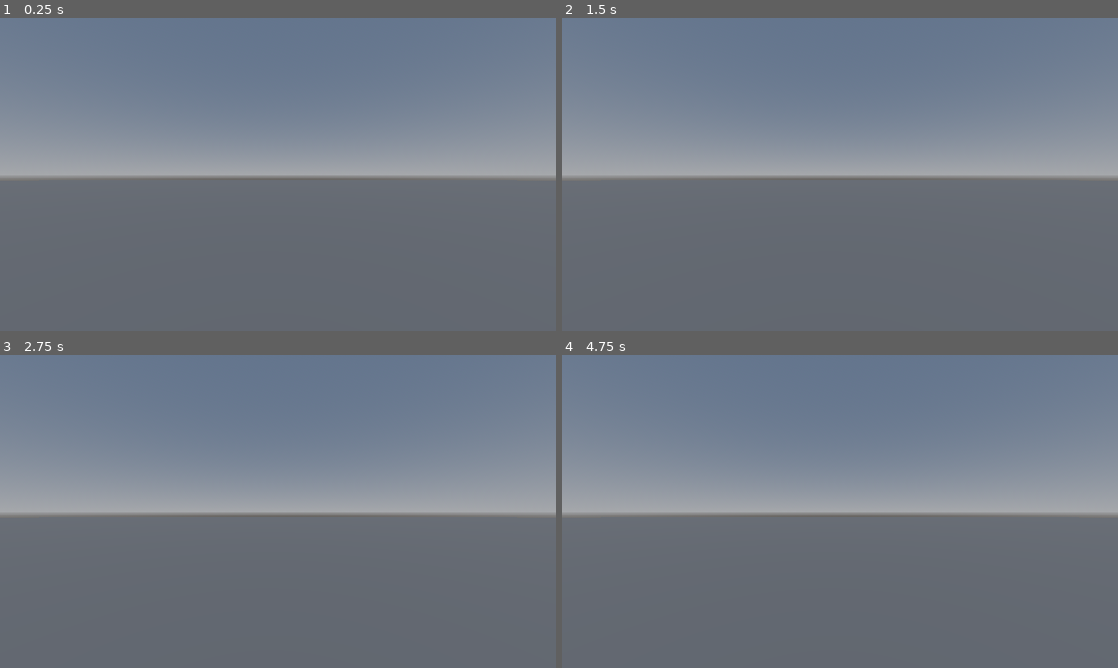
Above: before the commit, frames 1-4 (two rows, left to right).
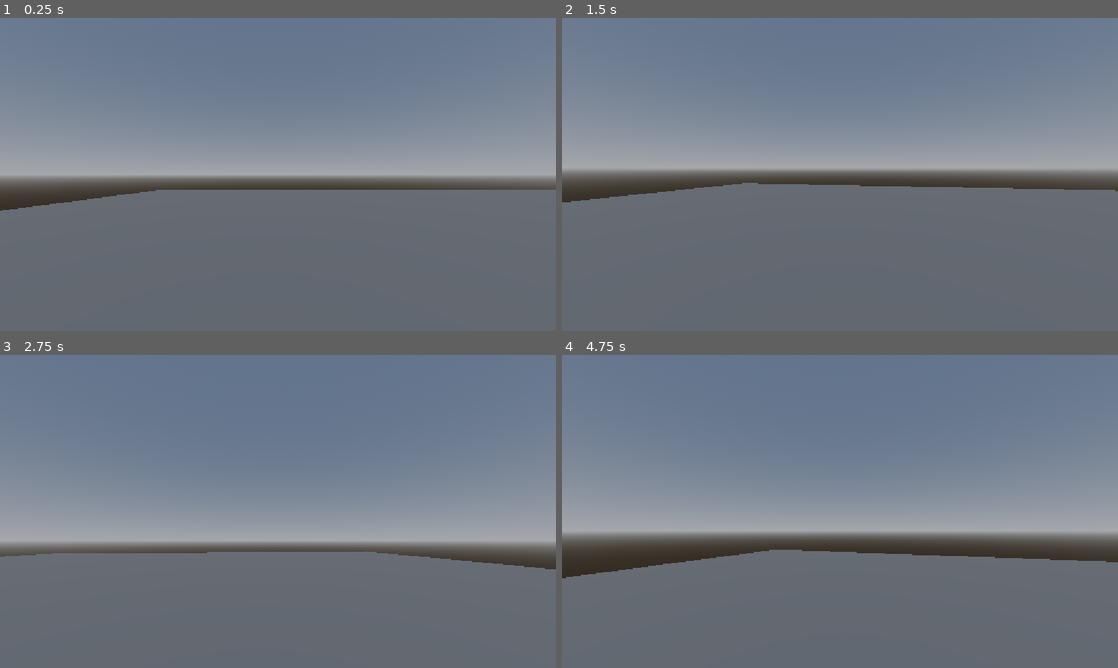
Above: after the commit, the same moments.

Repository: aleysos115/test-plane-game
Game: Godot game, scene res://Scenes/main.tscn
Two runs of this game, one before a commit and one after it. Both use one fixed random seed, a clock stepped at 60 frames per second and the inputs below.
Inputs (mouse positions are in pixels of both pictures, inside the frame that each line leads up to):
- Up to frame 1 (0.25 s): no input
- Up to frame 2 (1.5 s): move the mouse to (962, 158) at 0.52 s; hold D (move_right, bound only after the commit) 0.53-1.28 s; tap Space (jump, bound only after the commit) at 0.6, 0.77, 1.07, 1.35 s; move the mouse to (728, 190) at 1.27 s; hold S (move_backwards, bound only after the commit) from 1.28 s (still down)
- Up to frame 3 (2.75 s): tap Space (jump, bound only after the commit) at 1.52, 1.82, 2.1 s; move the mouse to (333, 442) at 2.02 s; release S (move_backwards, bound only after the commit) at 2.03 s; hold D (move_right, bound only after the commit) from 2.03 s (still down)
- Up to frame 4 (4.75 s): move the mouse to (812, 574) at 2.77 s; release D (move_right, bound only after the commit) at 2.78 s; hold W (move_forward, bound only after the commit) 2.78-3.53 s; tap Space (jump, bound only after the commit) at 2.85, 3.02, 3.32, 3.6, 3.77, 4.07, 4.35, 4.52 s; move the mouse to (1006, 558) at 3.52 s; hold A (move_left, bound only after the commit) from 3.53 s (still down); move the mouse to (673, 464) at 4.27 s

The runs differ from the first frame. In frame 1, 3.6% of the frame differs, in the area x 0-100%, y 51-62%; in frame 2, 5.9%; in frame 3, 14%, in the area x 0-100%, y 45-69%; in frame 4, 13%.

Commit message:
Implemented basic fps controller and added in plane model

Diff:
--- /dev/null
+++ b/Entities/Player/player.gd
@@ -0,0 +1,73 @@
+class_name Player extends CharacterBody3D
+
+@export_range(1, 35, 1) var speed: float = 10 # m/s
+@export_range(10, 400, 1) var acceleration: float = 100 # m/s^2
+
+@export_range(0.1, 3.0, 0.1) var jump_height: float = 1 # m
+@export_range(0.1, 3.0, 0.1, "or_greater") var camera_sens: float = 1
+
+@export var camera_point: Node3D
+
+var jumping: bool = false
+var mouse_captured: bool = false
+
+var gravity: float = ProjectSettings.get_setting("physics/3d/default_gravity")
+
+var move_dir: Vector2 # Input direction for movement
+var look_dir: Vector2 # Input direction for look/aim
+
+var walk_vel: Vector3 # Walking velocity
+var grav_vel: Vector3 # Gravity velocity
+var jump_vel: Vector3 # Jumping velocity
+
+var camera_root: Camera3D
+
+# Called when the node enters the scene tree for the first time.
+func _ready() -> void:
+	_capture_mouse()
+
+func _unhandled_input(event: InputEvent) -> void:
+	if event is InputEventMouseMotion:
+		look_dir = event.relative * 0.001
+		if mouse_captured: _rotate_camera()
+	if Input.is_action_just_pressed(&"exit"): get_tree().quit()
+
+func _physics_process(delta: float) -> void:
+	if Input.is_action_just_pressed(&"jump"): jumping = true
+	velocity = _walk(delta) + _gravity(delta) + _jump(delta)
+	move_and_slide()
+	camera_root.global_position = camera_point.global_position
+
+# PUBLIC FUNCTIONS
+
+func set_camera(camera: Camera3D) -> void:
+	camera_root = camera
+
+# PRIVATE SUPPORT FUNCTIONS
+
+func _capture_mouse() -> void:
+	Input.set_mouse_mode(Input.MOUSE_MODE_CAPTURED)
+	mouse_captured = true
+
+func _rotate_camera(sens_mod: float = 1.0) -> void:
+	camera_root.rotation.y -= look_dir.x * camera_sens * sens_mod
+	camera_root.rotation.x = clamp(camera_root.rotation.x - look_dir.y * camera_sens * sens_mod, -1.5, 1.5)
+
+func _walk(delta: float) -> Vector3:
+	move_dir = Input.get_vector(&"move_left", &"move_right", &"move_forward", &"move_backwards")
+	var _forward: Vector3 = camera_root.global_transform.basis * Vector3(move_dir.x, 0, move_dir.y)
+	var walk_dir: Vector3 = Vector3(_forward.x, 0, _forward.z).normalized()
+	walk_vel = walk_vel.move_toward(walk_dir * speed * move_dir.length(), acceleration * delta)
+	return walk_vel
+
+func _gravity(delta: float) -> Vector3:
+	grav_vel = Vector3.ZERO if is_on_floor() else grav_vel.move_toward(Vector3(0, velocity.y - gravity, 0), gravity * delta)
+	return grav_vel
+
+func _jump(delta: float) -> Vector3:
+	if jumping:
+		if is_on_floor(): jump_vel = Vector3(0, sqrt(4 * jump_height * gravity), 0)
+		jumping = false
+		return jump_vel
+	jump_vel = Vector3.ZERO if is_on_floor() or is_on_ceiling_only() else jump_vel.move_toward(Vector3.ZERO, gravity * delta)
+	return jump_vel
--- a/Entities/Player/player.tscn
+++ b/Entities/Player/player.tscn
@@ -1,10 +1,14 @@
 [gd_scene format=3 uid="uid://d0f0vm8vos6yr"]
+
+[ext_resource type="Script" uid="uid://b558h0dmmgiai" path="res://Entities/Player/player.gd" id="1_mv1ah"]
 
 [sub_resource type="CapsuleMesh" id="CapsuleMesh_5hio4"]
 
 [sub_resource type="CapsuleShape3D" id="CapsuleShape3D_ix6vc"]
 
-[node name="Player" type="RigidBody3D" unique_id=1291169069]
+[node name="Player" type="CharacterBody3D" unique_id=1171736633 node_paths=PackedStringArray("camera_point")]
+script = ExtResource("1_mv1ah")
+camera_point = NodePath("CameraPoint")
 
 [node name="MeshInstance3D" type="MeshInstance3D" parent="." unique_id=836280751]
 mesh = SubResource("CapsuleMesh_5hio4")
@@ -12,7 +16,5 @@
 [node name="CollisionShape3D" type="CollisionShape3D" parent="." unique_id=925914646]
 shape = SubResource("CapsuleShape3D_ix6vc")
 
-[node name="CameraPoint" type="RemoteTransform3D" parent="." unique_id=508499151]
+[node name="CameraPoint" type="Node3D" parent="." unique_id=154092004]
 transform = Transform3D(1, 0, 0, 0, 1, 0, 0, 0, 1, 0, 0.75, 0)
-update_rotation = false
-update_scale = false
--- a/Scenes/level1.tscn
+++ b/Scenes/level1.tscn
@@ -1,8 +1,4 @@
 [gd_scene format=3 uid="uid://dlmww6ttqpoh2"]
-
-[sub_resource type="BoxMesh" id="BoxMesh_5hio4"]
-
-[sub_resource type="BoxShape3D" id="BoxShape3D_6015k"]
 
 [sub_resource type="ProceduralSkyMaterial" id="ProceduralSkyMaterial_4hvuo"]
 
@@ -19,7 +15,19 @@
 
 [sub_resource type="Compositor" id="Compositor_5qthr"]
 
+[sub_resource type="BoxMesh" id="BoxMesh_5hio4"]
+
+[sub_resource type="BoxShape3D" id="BoxShape3D_6015k"]
+
 [node name="Level1" type="Node3D" unique_id=1452233346]
+
+[node name="Sun" type="DirectionalLight3D" parent="." unique_id=1186919908]
+transform = Transform3D(1, 0, 0, 0, 0.96316254, 0.26891983, 0, -0.26891983, 0.96316254, 0, 0, 0)
+
+[node name="WorldEnvironment" type="WorldEnvironment" parent="." unique_id=205032529]
+environment = SubResource("Environment_lgns8")
+camera_attributes = SubResource("CameraAttributesPractical_5hio4")
+compositor = SubResource("Compositor_5qthr")
 
 [node name="Floor" type="Node3D" parent="." unique_id=720359303]
 
@@ -32,10 +40,5 @@
 [node name="CollisionShape3D" type="CollisionShape3D" parent="Floor/Mesh/StaticBody3D" unique_id=1473431916]
 shape = SubResource("BoxShape3D_6015k")
 
-[node name="Sun" type="DirectionalLight3D" parent="." unique_id=1186919908]
-transform = Transform3D(1, 0, 0, 0, 0.96316254, 0.26891983, 0, -0.26891983, 0.96316254, 0, 0, 0)
-
-[node name="WorldEnvironment" type="WorldEnvironment" parent="." unique_id=205032529]
-environment = SubResource("Environment_lgns8")
-camera_attributes = SubResource("CameraAttributesPractical_5hio4")
-compositor = SubResource("Compositor_5qthr")
+[node name="PlayerSpawn" type="Node3D" parent="." unique_id=994354051]
+transform = Transform3D(1, 0, 0, 0, 1, 0, 0, 0, 1, -10.292, 2, 0)
--- a/Scenes/main.gd
+++ b/Scenes/main.gd
@@ -1,4 +1,6 @@
 extends Node
+
+@export var main_camera: Camera3D
 
 @export var level_root: Node3D
 @export var entity_root: Node3D
@@ -7,18 +9,27 @@
 @export var target_scene: PackedScene
 @export var player_scene: PackedScene
 
+var player: Player
+
 # Called when the node enters the scene tree for the first time.
 func _ready() -> void:
-	if target_scene:
-		var scene_instance: Node = target_scene.instantiate()
+	load_level(target_scene)
+
+# Called every frame. 'delta' is the elapsed time since the previous frame.
+func _process(_delta: float) -> void:
+	pass
+
+func load_level(target: PackedScene) -> void:
+	if target:
+		var scene_instance: Node = target.instantiate()
 		level_root.add_child(scene_instance)
 	else:
 		push_warning("No scene assigned to target_scene variable!")
 
 	if player_scene:
-		var player_instance: Node = player_scene.instantiate()
-		entity_root.add_child(player_instance)
-
-# Called every frame. 'delta' is the elapsed time since the previous frame.
-func _process(delta: float) -> void:
-	pass
+		player = player_scene.instantiate()
+		entity_root.add_child(player)
+		var spawn_point: Node3D = level_root.get_child(0).get_node("PlayerSpawn")
+		if spawn_point:
+			player.global_position = spawn_point.global_position
+		player.set_camera(main_camera)
--- a/Scenes/main.tscn
+++ b/Scenes/main.tscn
@@ -4,8 +4,9 @@
 [ext_resource type="PackedScene" uid="uid://dlmww6ttqpoh2" path="res://Scenes/level1.tscn" id="2_bo1nx"]
 [ext_resource type="PackedScene" uid="uid://d0f0vm8vos6yr" path="res://Entities/Player/player.tscn" id="3_8gbba"]
 
-[node name="Main" type="Node" unique_id=102131798 node_paths=PackedStringArray("level_root", "entity_root", "effect_root")]
+[node name="Main" type="Node" unique_id=102131798 node_paths=PackedStringArray("main_camera", "level_root", "entity_root", "effect_root")]
 script = ExtResource("1_jjgbg")
+main_camera = NodePath("Systems/Camera3D")
 level_root = NodePath("World/Level")
 entity_root = NodePath("World/Entities")
 effect_root = NodePath("World/Effects")
@@ -14,10 +15,8 @@
 
 [node name="Systems" type="Node" parent="." unique_id=887643205]
 
-[node name="Camera" type="Node3D" parent="Systems" unique_id=1865981169]
+[node name="Camera3D" type="Camera3D" parent="Systems" unique_id=1260905641]
 transform = Transform3D(1, 0, 0, 0, 1, 0, 0, 0, 1, 0, 1.1267757, 0)
-
-[node name="Camera3D" type="Camera3D" parent="Systems/Camera" unique_id=1260905641]
 
 [node name="World" type="Node3D" parent="." unique_id=400499897]
 
--- a/project.godot
+++ b/project.godot
@@ -20,6 +20,43 @@
 window/stretch/mode="canvas_items"
 window/stretch/aspect="expand"
 
+[input]
+
+move_forward={
+"deadzone": 0.2,
+"events": [Object(InputEventKey,"resource_local_to_scene":false,"resource_name":"","device":-1,"window_id":0,"alt_pressed":false,"shift_pressed":false,"ctrl_pressed":false,"meta_pressed":false,"pressed":false,"keycode":0,"physical_keycode":87,"key_label":0,"unicode":119,"location":0,"echo":false,"script":null)
+]
+}
+move_backwards={
+"deadzone": 0.2,
+"events": [Object(InputEventKey,"resource_local_to_scene":false,"resource_name":"","device":-1,"window_id":0,"alt_pressed":false,"shift_pressed":false,"ctrl_pressed":false,"meta_pressed":false,"pressed":false,"keycode":0,"physical_keycode":83,"key_label":0,"unicode":115,"location":0,"echo":false,"script":null)
+]
+}
+move_left={
+"deadzone": 0.2,
+"events": [Object(InputEventKey,"resource_local_to_scene":false,"resource_name":"","device":-1,"window_id":0,"alt_pressed":false,"shift_pressed":false,"ctrl_pressed":false,"meta_pressed":false,"pressed":false,"keycode":0,"physical_keycode":65,"key_label":0,"unicode":97,"location":0,"echo":false,"script":null)
+]
+}
+move_right={
+"deadzone": 0.2,
+"events": [Object(InputEventKey,"resource_local_to_scene":false,"resource_name":"","device":-1,"window_id":0,"alt_pressed":false,"shift_pressed":false,"ctrl_pressed":false,"meta_pressed":false,"pressed":false,"keycode":0,"physical_keycode":68,"key_label":0,"unicode":100,"location":0,"echo":false,"script":null)
+]
+}
+look_up={
+"deadzone": 0.2,
+"events": []
+}
+jump={
+"deadzone": 0.2,
+"events": [Object(InputEventKey,"resource_local_to_scene":false,"resource_name":"","device":-1,"window_id":0,"alt_pressed":false,"shift_pressed":false,"ctrl_pressed":false,"meta_pressed":false,"pressed":false,"keycode":0,"physical_keycode":32,"key_label":0,"unicode":32,"location":0,"echo":false,"script":null)
+]
+}
+exit={
+"deadzone": 0.2,
+"events": [Object(InputEventKey,"resource_local_to_scene":false,"resource_name":"","device":-1,"window_id":0,"alt_pressed":false,"shift_pressed":false,"ctrl_pressed":false,"meta_pressed":false,"pressed":false,"keycode":0,"physical_keycode":4194305,"key_label":0,"unicode":0,"location":0,"echo":false,"script":null)
+]
+}
+
 [physics]
 
 3d/physics_engine="Jolt Physics"
Not shown, added: Entities/Fighter/TestPlanePlaneGame.blend.import
Not shown, added: Entities/Player/player.gd.uid
Not shown, added: Entities/Fighter/TestPlanePlaneGame.blend
